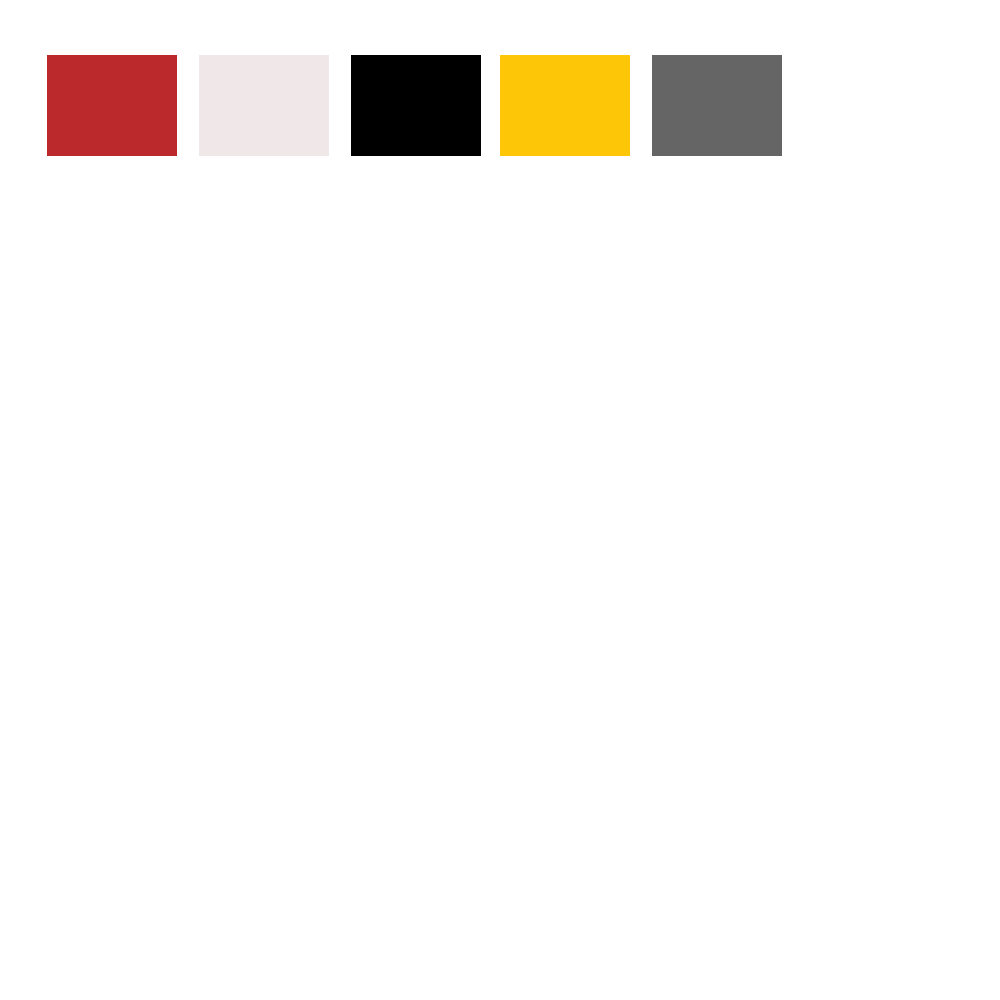
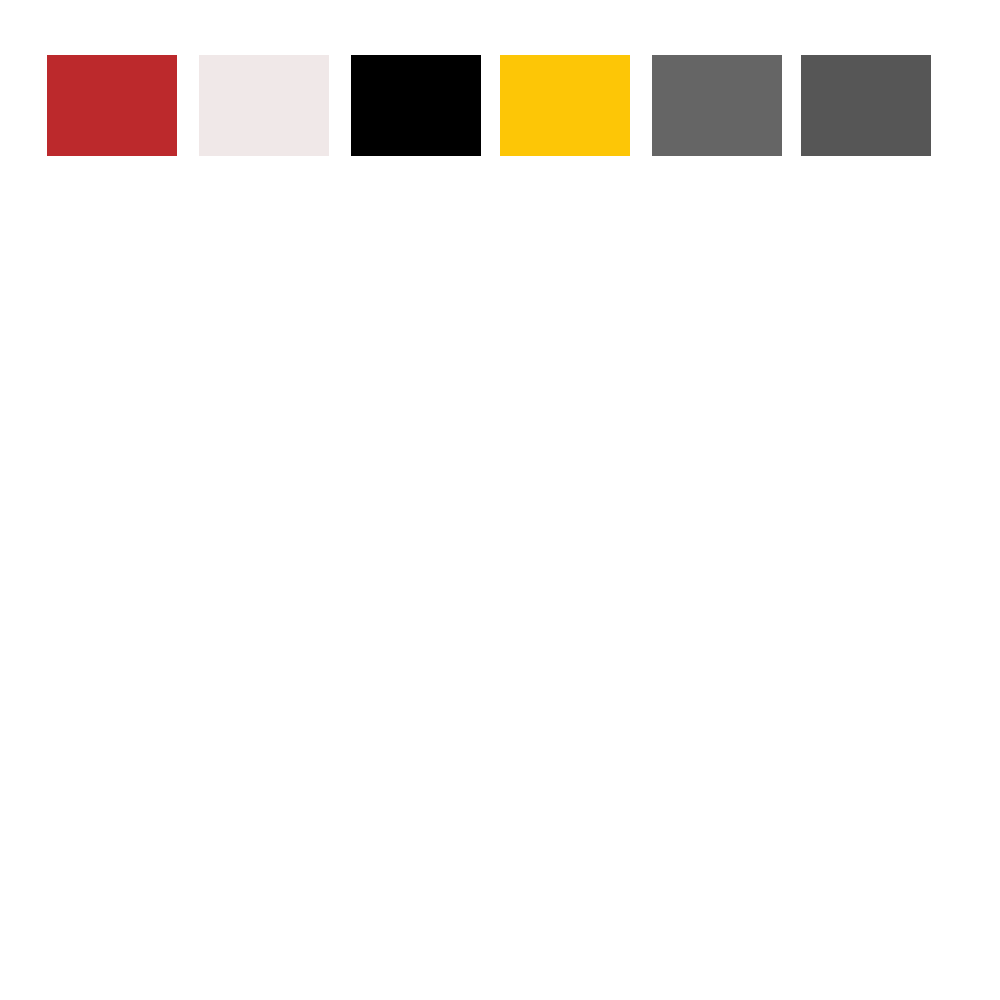
Layered file, before and after one edit (w=1000, h=1000). Changes by layer:
added layer "565656" above "7b7979" over box(801, 55, 931, 156)
